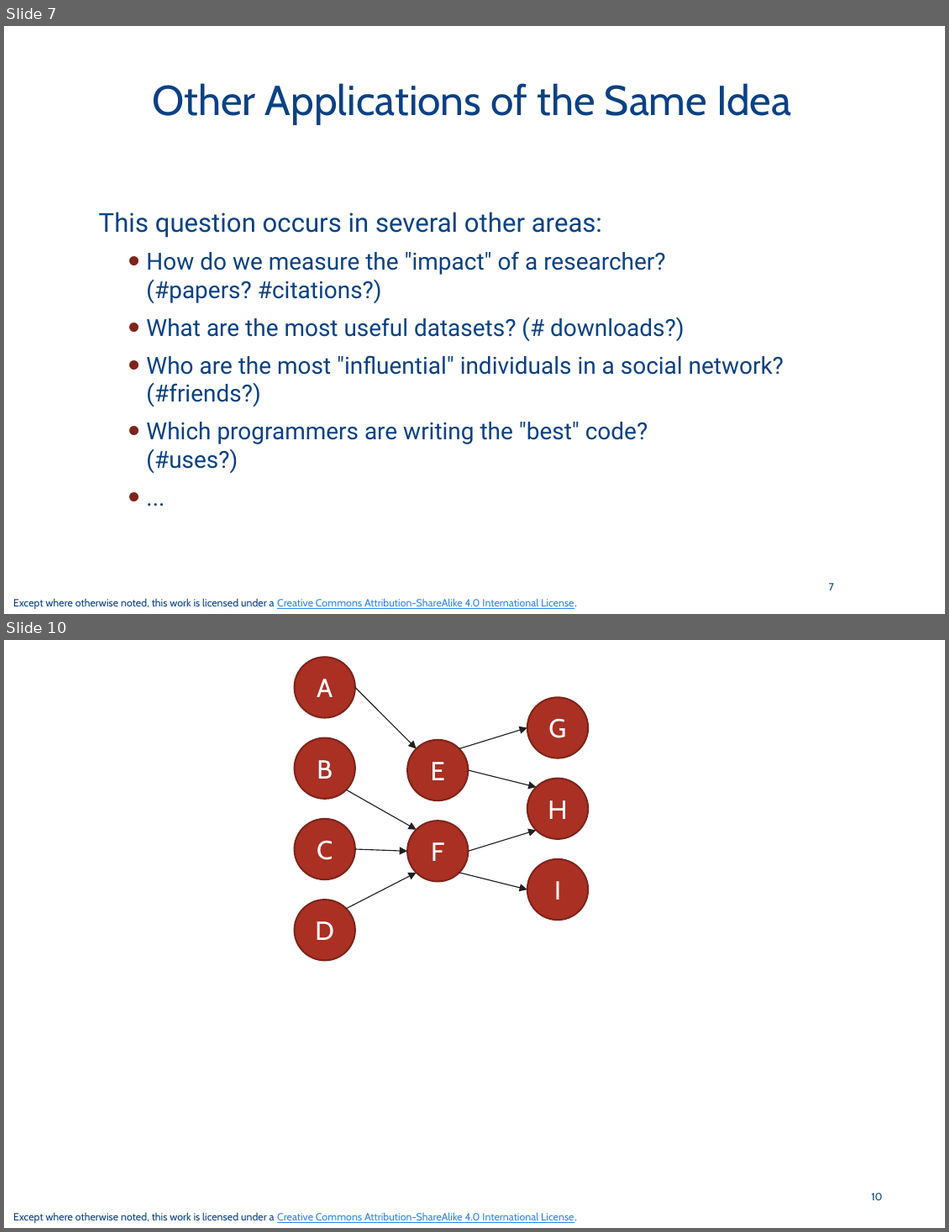
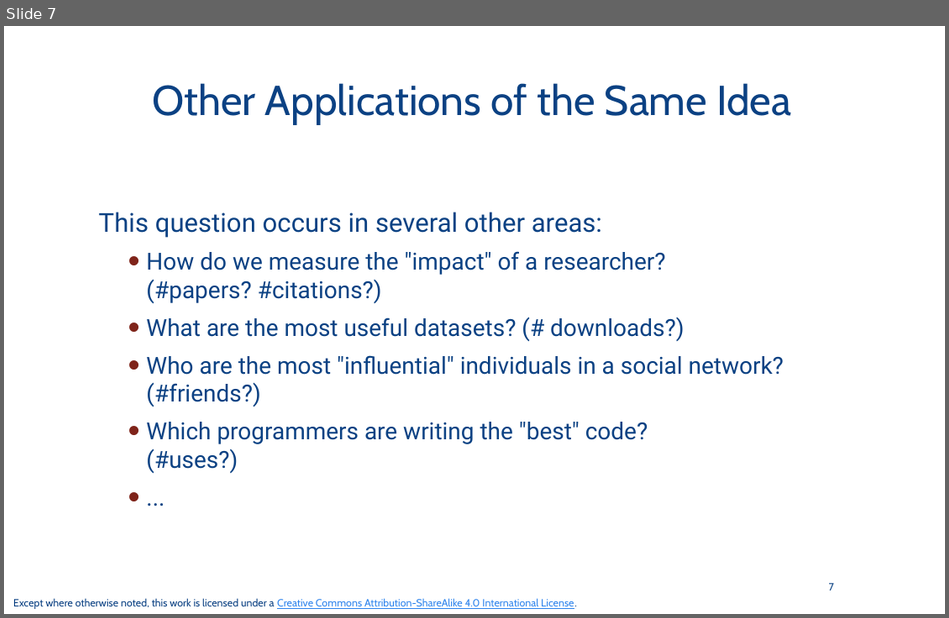
Before and after one commit to odpi/OpenDS4All, a slide deck: opends4all-resources/opends4all-scalable-data-processing/GRAPHS-PAGERANK-centrality.pptx. Shown one above the other, each under a label of ours: slides 7 and 10 before the commit, slide 7 after it; the slides between them are not shown. The pictures are 949x1232 and 949x618 pixels, drawn with LibreOffice and Linux fonts; fonts in the diff are those of the drawing. Boxes give left, top, right and bottom in pixels: in the first picture for what was removed or moved away, otherwise in the second. Text is boxed around its words. In the diff, an @@ line names an element or a change of style, - is before the commit and + after.

```diff
--- a/opends4all-resources/opends4all-scalable-data-processing/GRAPHS-PAGERANK-centrality.pptx
+++ b/opends4all-resources/opends4all-scalable-data-processing/GRAPHS-PAGERANK-centrality.pptx
@@ slide 10 removed at box(4, 640, 945, 1228), background #FFFFFF; not listed: 1 template element that a slide beside it also shows @@
@@ ellipse removed at box(295, 657, 356, 718) @@
-A
@@ arrow removed from (355, 687) to (416, 749) @@
@@ ellipse removed at box(527, 697, 589, 758) @@
-G
@@ ellipse removed at box(295, 737, 356, 799) @@
-B
@@ ellipse removed at box(407, 740, 469, 801) @@
-E
@@ arrow removed from (459, 749) to (527, 727) @@
@@ arrow removed from (347, 790) to (416, 830) @@
@@ arrow removed from (468, 770) to (537, 787) @@
@@ ellipse removed at box(527, 779, 589, 839) @@
-H
@@ ellipse removed at box(295, 819, 356, 880) @@
-C
@@ ellipse removed at box(407, 821, 469, 882) @@
-F
@@ arrow removed from (468, 851) to (537, 830) @@
@@ arrow removed from (355, 849) to (407, 851) @@
@@ ellipse removed at box(527, 859, 589, 921) @@
-I
@@ arrow removed from (347, 908) to (416, 873) @@
@@ arrow removed from (459, 873) to (527, 889) @@
@@ ellipse removed at box(295, 900, 356, 961) @@
-D
@@ page number removed at box(871, 1193, 882, 1200) @@
-10
```
Also in this commit, not shown: 3 slides changed, 2 other files.
